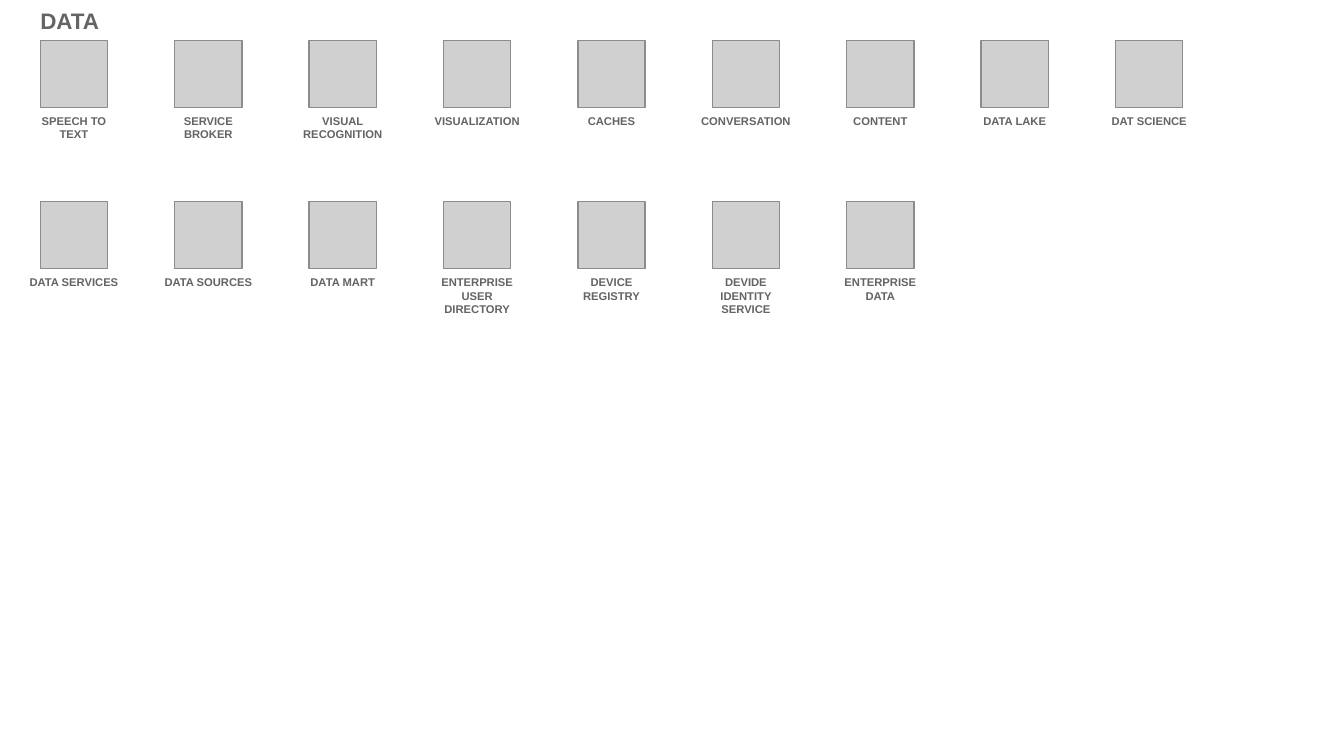
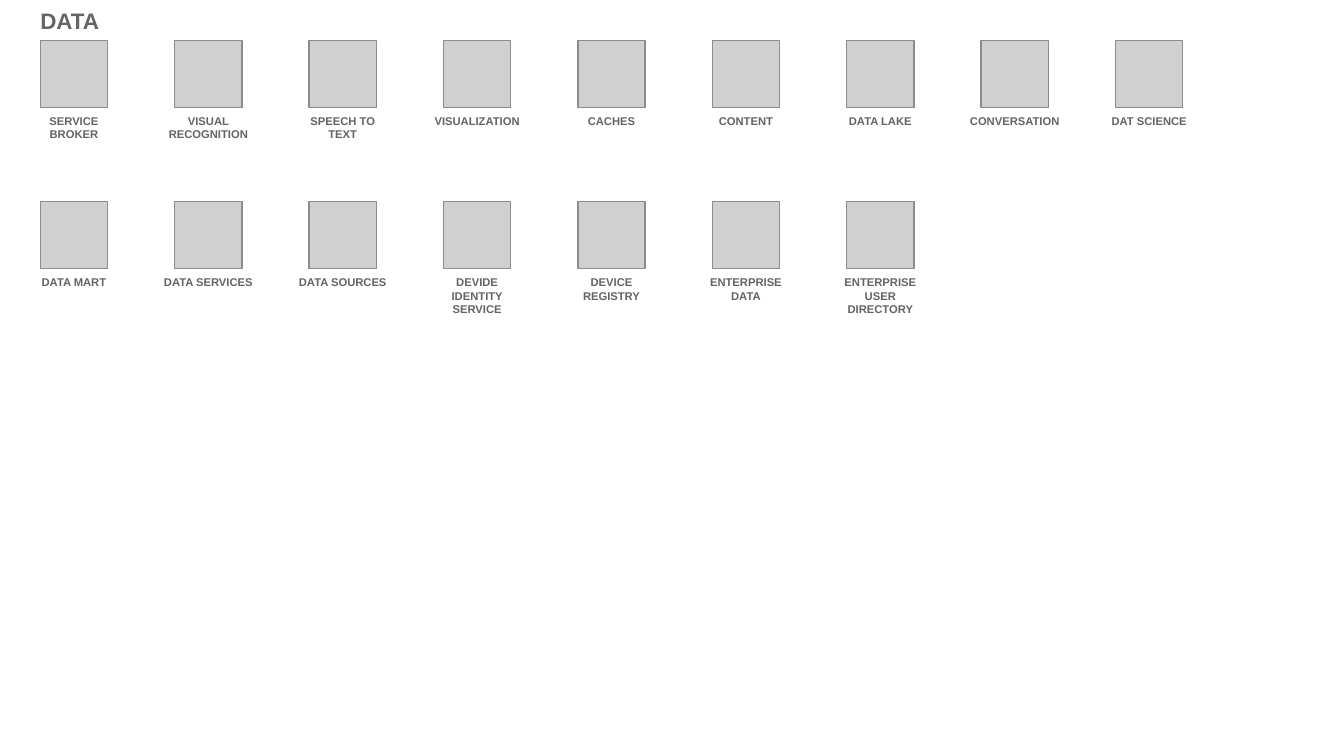
Before and after one commit to l2fprod/myarchitecture, a slide deck: slide 15 of mycatalog-architecture-diagram-template.pptx. Drawn at 1344x756 pixels with LibreOffice and Linux fonts; fonts in the diff are those of the drawing; grey boxes stand for pictures. Boxes give left, top, right and bottom in pixels: in the first picture for what was removed or moved away, otherwise in the second. Text is boxed around its words. In the diff, an @@ line names an element or a change of style, - is before the commit and + after.

```diff
--- a/mycatalog-architecture-diagram-template.pptx
+++ b/mycatalog-architecture-diagram-template.pptx
@@ text "SPEECH TO TEXT" moved from (x1=42, y1=117, x2=106, y2=138) to (x1=310, y1=117, x2=375, y2=138) @@
@@ 4 texts moved together from (x1=184, y1=117, x2=1046, y2=138) to (x1=49, y1=117, x2=911, y2=138) @@
@@ text "CONVERSATION" moved from (x1=701, y1=117, x2=790, y2=125) to (x1=970, y1=117, x2=1059, y2=125) @@
@@ text at (x1=42, y1=278, x2=106, y2=286): text changed @@
-DATA SERVICES
+DATA MART
@@ text at (x1=164, y1=278, x2=252, y2=286): text changed @@
-DATA SOURCES
+DATA SERVICES
@@ text at (x1=299, y1=278, x2=386, y2=286): text changed @@
-DATA MART
+DATA SOURCES
@@ text at (x1=452, y1=278, x2=503, y2=313): text changed @@
-ENTERPRISE USER DIRECTORY
+DEVIDE IDENTITY SERVICE
@@ text at (x1=710, y1=278, x2=782, y2=300): text changed @@
-DEVIDE IDENTITY SERVICE
+ENTERPRISE DATA
@@ text at (x1=844, y1=278, x2=916, y2=313): text changed @@
-ENTERPRISE DATA
+ENTERPRISE USER DIRECTORY
```
Also in this commit, not shown: 13 other slides changed.
